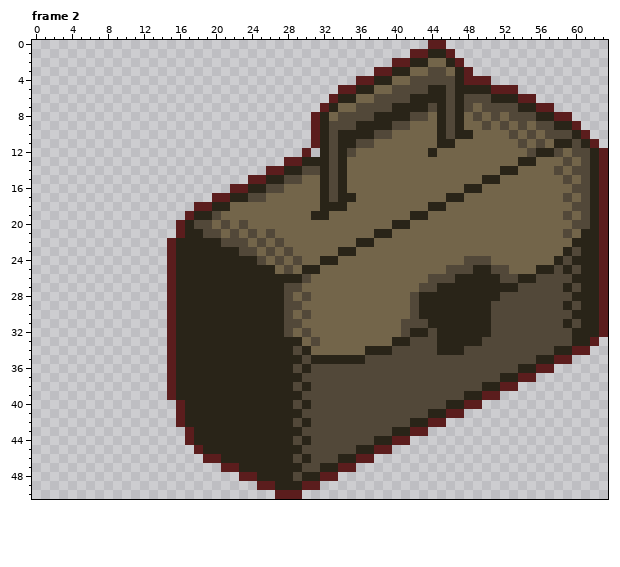
One commit to this pixel-art file: Aseprite/placeholders/clues-objects.aseprite. Above, as it was before the edit.
64x51 pixels, 4 frames. Shown: frame 2. The commit also changed other frames, which this record leaves out.
Once edited:
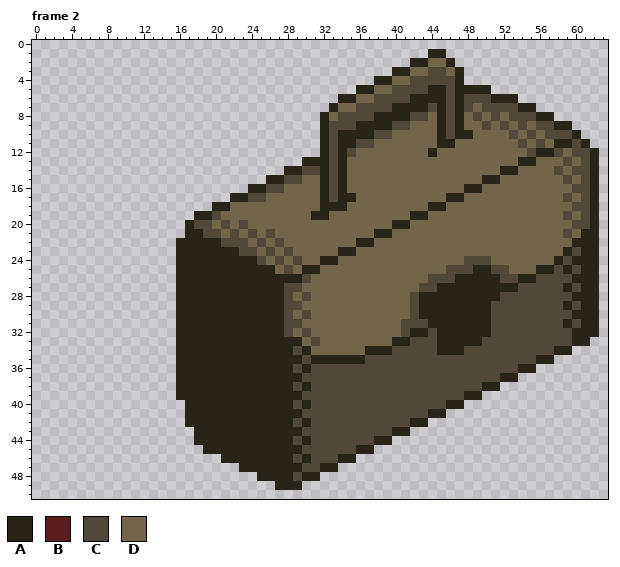
Palette (. is transparent): A #292418  B #5b1d1d  C #524839  D #73654a
The exact change:
layer "OUTLINE" now hidden
Frame 2:
y 0: x 44..45 BB -> ..
y 1: x 42..43 BB -> ..; x 46 B -> .
y 2: x 40..41 BB -> ..; x 47 B -> .
y 3: x 38..39 BB -> ..; x 48 B -> .
y 4: x 36..37 BB -> ..; x 48..50 BBB -> ...
y 5: x 34..35 BB -> ..; x 51..53 BBB -> ...
y 6: x 33 B -> .; x 54..55 BB -> ..
y 7: x 32 B -> .; x 56..57 BB -> ..
y 8: x 31 B -> .; x 58..59 BB -> ..
y 9: x 31 B -> .; x 60 B -> .
y 10: x 31 B -> .; x 61 B -> .
y 11: x 31 B -> .; x 62 B -> .
y 12: x 30 B -> .; x 63 B -> .
y 13: x 28..29 BB -> ..; x 63 B -> .
y 14: x 26..27 BB -> ..; x 63 B -> .
y 15: x 24..25 BB -> ..; x 63 B -> .
y 16: x 22..23 BB -> ..; x 63 B -> .
y 17: x 20..21 BB -> ..; x 63 B -> .
y 18: x 18..19 BB -> ..; x 63 B -> .
y 19: x 17 B -> .; x 63 B -> .
y 20..21: x 16 B -> .; x 63 B -> .
y 22..32: x 15 B -> .; x 63 B -> .
y 33: x 15 B -> .; x 62 B -> .
y 34: x 15 B -> .; x 60..61 BB -> ..
y 35: x 15 B -> .; x 58..59 BB -> ..
y 36: x 15 B -> .; x 56..57 BB -> ..
y 37: x 15 B -> .; x 54..55 BB -> ..
y 38: x 15 B -> .; x 52..53 BB -> ..
y 39: x 15 B -> .; x 50..51 BB -> ..
y 40: x 16 B -> .; x 48..49 BB -> ..
y 41: x 16 B -> .; x 46..47 BB -> ..
y 42: x 16 B -> .; x 44..45 BB -> ..
y 43: x 17 B -> .; x 42..43 BB -> ..
y 44: x 17 B -> .; x 40..41 BB -> ..
y 45: x 18 B -> .; x 38..39 BB -> ..
y 46: x 19..20 BB -> ..; x 36..37 BB -> ..
y 47: x 21..22 BB -> ..; x 34..35 BB -> ..
y 48: x 23..24 BB -> ..; x 32..33 BB -> ..
y 49: x 25..26 BB -> ..; x 30..31 BB -> ..
y 50: x 27..29 BBB -> ...
